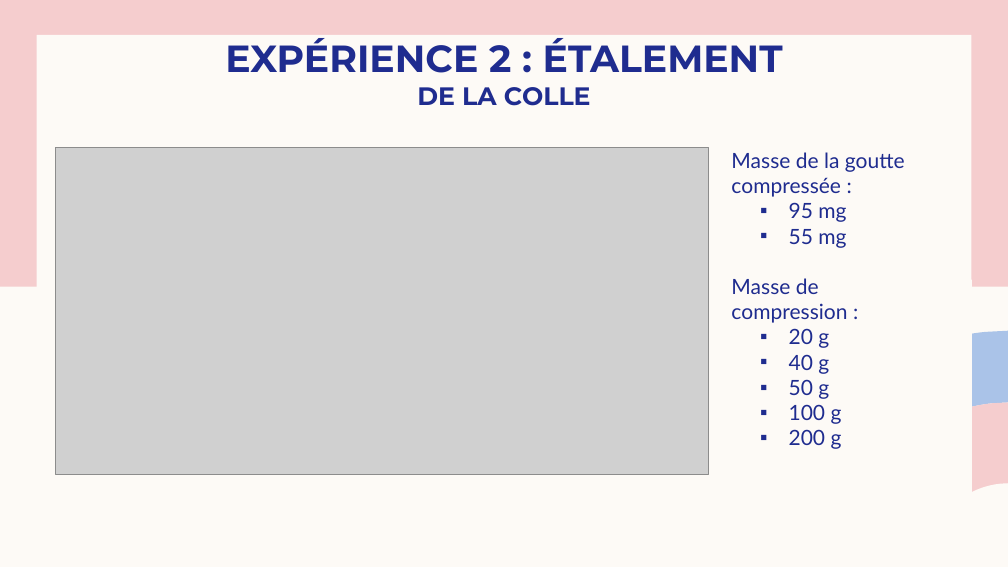
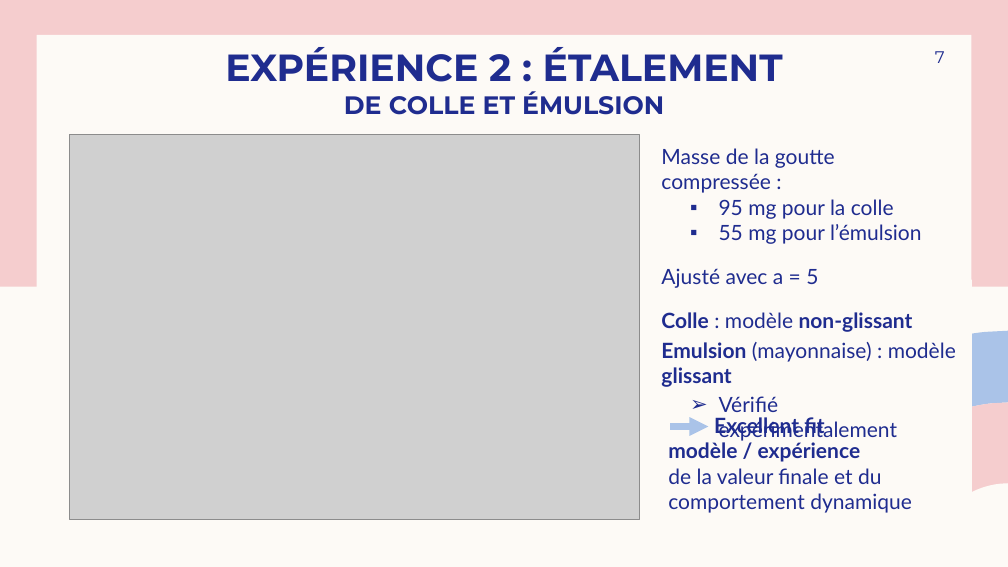
Before and after one commit to Josephine-gith/VS, a slide deck: slide 7 of PPT/Viscoplastic Squeeze pptGE 2.pptx (slide 11 before the commit). Drawn at 1008x567 pixels with LibreOffice and Linux fonts; fonts in the diff are those of the drawing; grey boxes stand for pictures. Boxes give left, top, right and bottom in pixels: in the first picture for what was removed or moved away, otherwise in the second. Text is boxed around its words. In the diff, an @@ line names an element or a change of style, - is before the commit and + after.

```diff
--- a/PPT/Viscoplastic Squeeze pptGE 2.pptx
+++ b/PPT/Viscoplastic Squeeze pptGE 2.pptx
@@ title at [225, 47, 783, 115]: text changed @@
-EXPÉRIENCE 2 : ÉTALEMENT
-DE LA COLLE
+EXPÉRIENCE 2 : ÉTALEMENT
+DE COLLE ET ÉMULSION
@@ page number added at [935, 51, 945, 63], 16 pt, text #1F2C8F @@
+7
@@ picture: place and size @@
-picture at [56, 147, 709, 474]
+picture at [70, 135, 640, 520]
@@ text "Masse de la goutte compressée ...": place and size @@
-text "Masse de la goutte compressée ..." at [731, 152, 905, 449]
+text "Masse de la goutte compressée ..." at [661, 148, 956, 412]
@@ text at [661, 199, 956, 412]: text changed @@
-  ▪ 95 mg
-  ▪ 55 mg
-Masse de compression :
-  ▪ 20 g
-  ▪ 40 g
-  ▪ 50 g
-  ▪ 100 g
-  ▪ 200 g
+  ▪ 95 mg pour la colle
+  ▪ 55 mg pour l’émulsion
+Ajusté avec a = 5
+Colle : modèle non-glissant
+Emulsion (mayonnaise) : modèle glissant
+  ➢ Vérifié expérimentalement
@@ text added at [668, 415, 912, 513], 20 pt, text #1F2C8F @@
+Excellent fit
+modèle / expérience
+de la valeur finale et du comportement dynamique
@@ arrow added from (671, 426) to (709, 426), #AAC3E8 6 pt @@
```
Also in this commit, not shown: 9 other slides changed, 1 slide removed, 21 other files.
